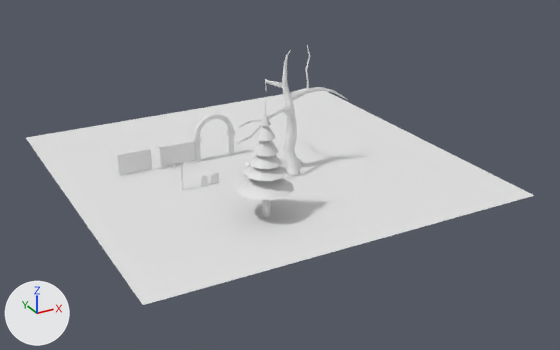
Two versions of the Blender file Assets/Meshes/Blender Files/Blend/Crypts Meshes.blend, one commit apart.
One viewpoint serves both versions: a 50 mm camera at (-46.5, -82.2, 40.3) aimed at (-2.0, -1.4, -0.1). The axes (+X, +Y, +Z) are drawn at lower left. The lights are the same throughout.

Objects in the first picture: 'Fence_Archway', 'Fence_Bars', 'Fence_Segment', 'Fence_Segment_Bars', 'Floor', 'Player', 'Tree_Dead', 'Tree_Fir', 'Tree_Fir_Needles'.
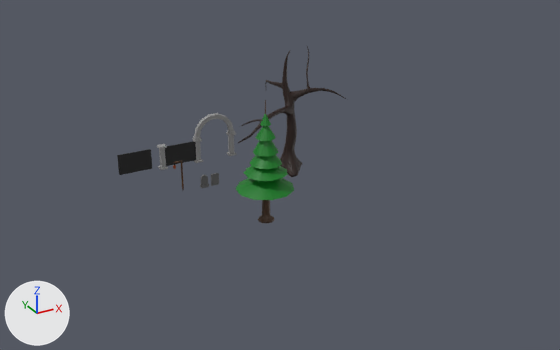
Where the newer file only moved an object's origin or applied its transform, the numbers keep the older frame.

The change, as a diff of the scene's bpy script:
```diff
--- a/Assets/Meshes/Blender Files/Blend/Crypts Meshes.blend.py
+++ b/Assets/Meshes/Blender Files/Blend/Crypts Meshes.blend.py
@@ mat_fir_tree_bark_material @@
+mat_fir_tree_bark_material = principled_material('Fir Tree Bark Material')
+mat_fir_tree_bark_material.base_color = (0.0578, 0.024, 0.00812)  # brown #442b16
@@ me_tree_dead @@
-me_tree_dead.from_pydata(...)  # 249 vertices, 434 faces; spans x -8.8..8.6, y -3.2..8.3, z -3.7..12.5
+me_tree_dead.from_pydata(...)  # 369 vertices, 732 faces, 1 loose edge; spans x -8.6..8.3, y -2.8..8.2, z -3.7..12.5
+# me_tree_dead part 1: 7 vertices moved within x -4.5..2.4, y -2.0..0.9, z -1.3..12.5; 232 vertices removed from x -8.8..8.6, y -3.2..8.3, z -3.7..12.5; 352 vertices added at x -8.6..8.3, y -2.8..8.2, z -3.7..12.4
+me_tree_dead.materials.append(mat_dead_tree_bark_material)  # black #25120a
@@ me_fence_segment @@
 me_fence_segment.from_pydata(...)  # 48 vertices, 44 faces; spans x -3.0..3.0, y -0.5..0.5, z -1.6..1.62
 # verts and faces of me_fence_segment; kept vertices keep their numbers, new ones are numbered from 48
+# me_fence_segment part 2: the loose piece of 24 vertices spanning x 2.0..3.0, y -0.5..0.5, z -1.6..1.62 is moved by (0.0, -0.01, -0.01), in mat_stone_pillar_material (grey #949494)
+# me_fence_segment part 3: the loose piece of 24 vertices spanning x -3.0..-2.0, y -0.5..0.5, z -1.6..1.62 is moved by (0.0, -0.01, -0.01), in mat_stone_pillar_material (grey #949494)
+# me_fence_segment part 4
+verts[48] = (-2.24, -0.06, -1.36)  # pixel (165, 166)
+verts[49] = (-2.24, -0.06, 1.36)  # pixel (163, 147)
+verts[50] = (-2.24, 0.06, -1.36)
+verts[51] = (-2.24, 0.06, 1.36)
+for new, old in zip([*range(52, 56)], [*range(48, 52)]): verts[new] = verts[old] + (4.48, 0.0, 0.0)
+faces += [(48, 49, 51, 50), (52, 54, 55, 53)]  # mat_stone_pillar_material (grey #949494)
+faces += [(50, 51, 55, 54), (48, 52, 53, 49), (48, 50, 54, 52), (49, 53, 55, 51)]  # mat_fence_bars_material (black #191919)
+me_fence_segment.materials.append(mat_fence_bars_material)  # black #191919
+me_fence_segment.materials.append(mat_stone_pillar_material)  # grey #949494
@@ me_fence_archway @@
 me_fence_archway.from_pydata(...)  # 48 vertices, 46 faces; spans x -3.63..3.65, y -0.5..0.5, z -2.12..1.8
+me_fence_archway.materials.append(mat_stone_pillar_material)  # grey #949494
@@ me_fence_bars @@
 me_fence_bars.from_pydata(...)  # 8 vertices, 6 faces; spans x -2.24..2.24, y -0.06..0.06, z -1.36..1.36
+me_fence_bars.materials.append(mat_fence_bars_material)  # black #191919
@@ me_tree_fir @@
-me_tree_fir.from_pydata(...)  # 143 vertices, 134 faces; spans x -0.98..0.98, y -0.95..0.99, z -3.6..10.92
+me_tree_fir.from_pydata(...)  # 275 vertices, 200 faces; spans x -3.46..3.23, y -3.24..3.38, z -3.6..10.92
+# me_tree_fir part 5
+# 77 faces are deleted
+# 132 vertices are added at x -3.46..3.23, y -3.24..3.38, z 0.47..9.33
+# 66 new faces join them, mat_fir_tree_needles_material (dark green #00791c)
+# 77 new faces join them, mat_fir_tree_bark_material (brown #442b16)
+# me_tree_fir part 6: 57 faces spanning x -0.98..0.98, y -0.95..0.99, z -3.6..10.92 switch from no material to mat_fir_tree_bark_material (brown #442b16)
+me_tree_fir.materials.append(mat_fir_tree_needles_material)  # dark green #00791c
@@ ob_player @@
-ob_player = bpy.data.objects.new('Player', me_sphere)
@@ ob_floor @@
-ob_floor = bpy.data.objects.new('Floor', me_plane_001)
@@ ob_fence_segment_bars @@
-ob_fence_segment_bars = bpy.data.objects.new('Fence_Segment_Bars', me_fence_segment_bars)
@@ ob_tree_fir_needles @@
-ob_tree_fir_needles = bpy.data.objects.new('Tree_Fir_Needles', me_tree_fir_needles)
```

What differs and where, as boxes (x1, y1, x2, y2) in the pictures (560 x 350 px; the box of a moved part takes in the faces that stretch with it):
'Floor', deleted
    before: (26, 90, 535, 305)
'Tree_Fir_Needles', deleted
    before: (236, 114, 294, 200)
'Tree_Dead', reshaped
    before: (236, 45, 348, 176)
    after: (237, 46, 346, 177)
'Fence_Bars', recoloured (grey to black)
    both: (117, 149, 152, 175)
'Fence_Segment_Bars', deleted
    before: (165, 141, 196, 166)
'Fence_Archway', recoloured
    both: (193, 113, 235, 140)
'Player', deleted
    before: (244, 162, 251, 176)
part 2 of me_fence_segment, moved or reshaped
    before: (192, 138, 203, 162)
    after: (192, 138, 203, 163)
part 3 of me_fence_segment, moved or reshaped
    before: (157, 144, 168, 169)
    after: (157, 144, 168, 170)
part 4 of me_fence_segment, added (black)
    after: (165, 141, 196, 166)
part 5 of me_tree_fir, built on
    before: (265, 100, 266, 114)
    after: (236, 100, 294, 200)
part 6 of me_tree_fir, recoloured
    both: (262, 200, 270, 217)
